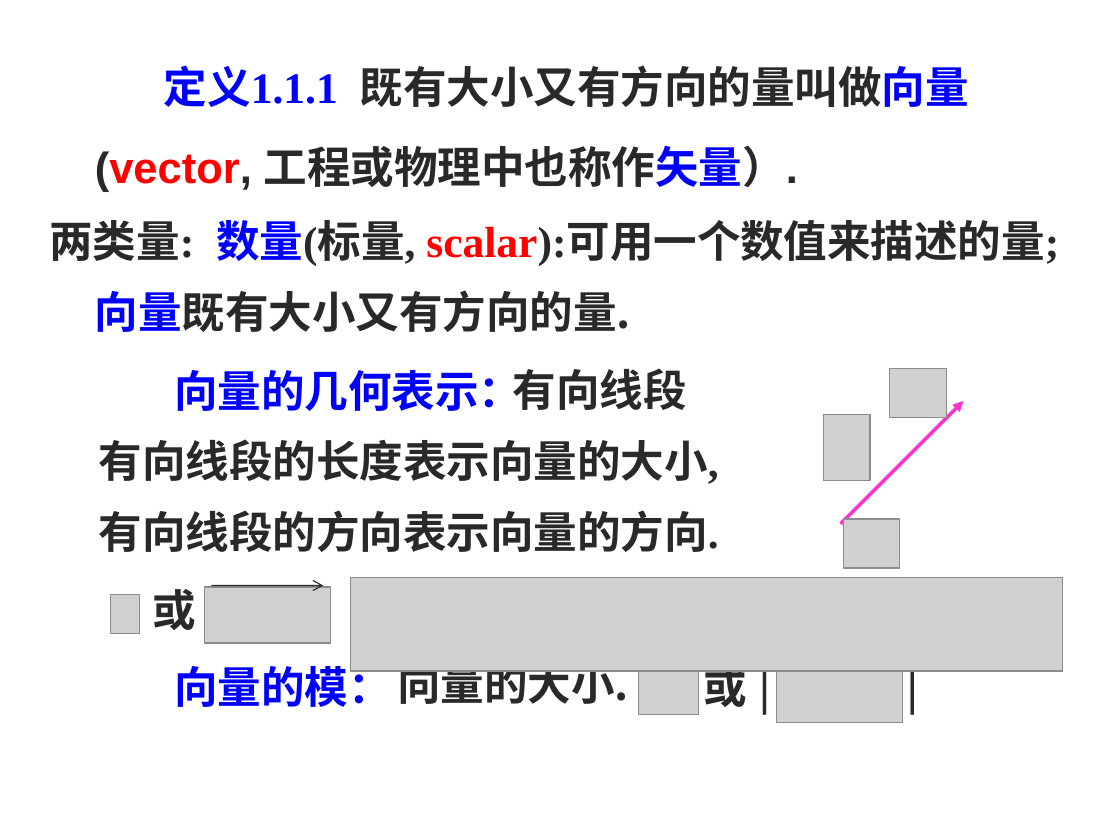
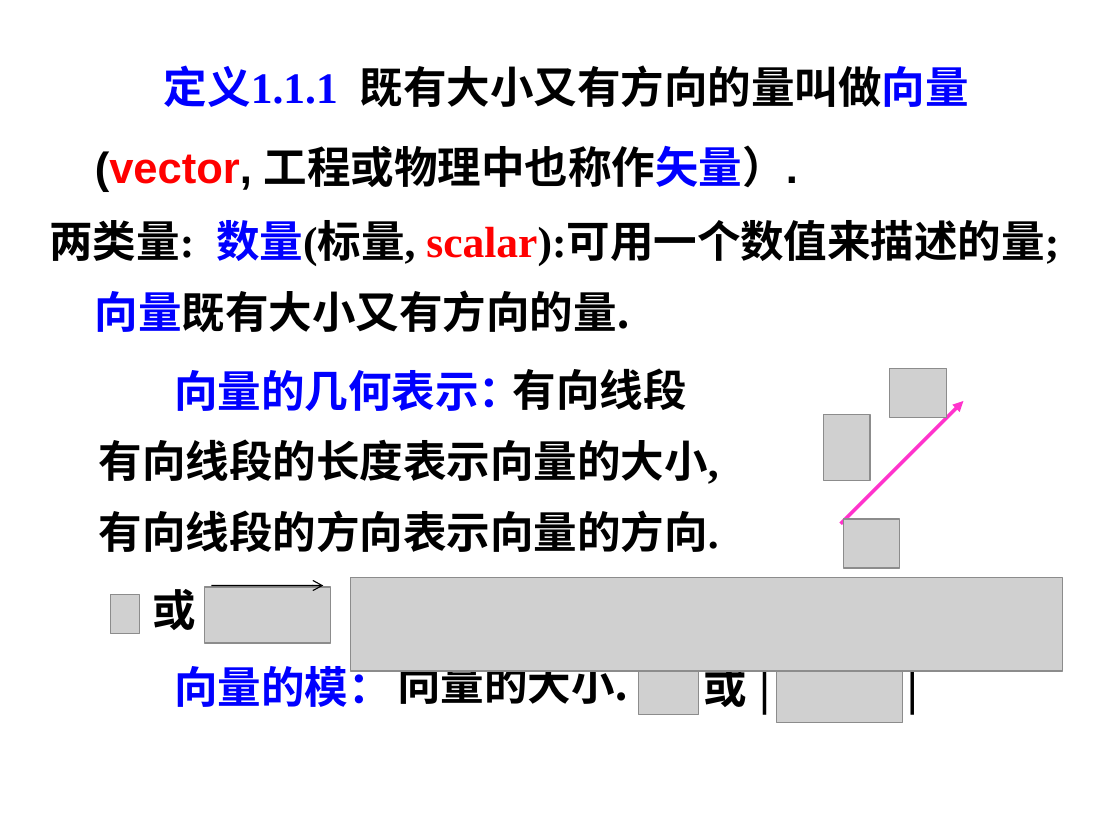
Before and after one commit to weihuayi/class, a slide deck: slide 3 of analyticgeometry/PPT/1-1.ppt (slide 2 before the commit). Drawn at 1120x840 pixels with LibreOffice and Linux fonts; fonts in the diff are those of the drawing; grey boxes stand for pictures; background and template pictures are left out. Boxes give left, top, right and bottom in pixels: in the first picture for what was removed or moved away, otherwise in the second. Text is boxed around its words. In the diff, an @@ line names an element or a change of style, - is before the commit and + after.

```diff
--- a/analyticgeometry/PPT/1-1.ppt
+++ b/analyticgeometry/PPT/1-1.ppt
@@ text "定义1.1.1 既有大小又有方向的量叫做向量" at [95, 65, 969, 192]: text colour #292929 to #000000 in "既有大小又有方向的量叫做向量", "(vector, 工程或物理中也称作矢量）." @@
@@ text "两类量: 数量(标量, scalar):可用一个数值来描述的量;" at [50, 220, 1059, 266]: text colour #292929 to #000000 in "两类量: 数量(标量, scalar):可用一个数值来描述的量;" @@
@@ text "向量既有大小又有方向的量." at [95, 290, 631, 332]: text colour #292929 to #000000 in "向量既有大小又有方向的量." @@
@@ arrow (212, 586) - (324, 586): stroke #292929 0.74 pt to #000000 0.74 pt @@
@@ text colour #292929 to #000000 in 7 elements at [397, 670, 629, 711], [704, 670, 748, 714], [152, 589, 196, 630], [513, 368, 687, 410], [99, 510, 719, 552], [99, 439, 719, 484], [748, 650, 1009, 721] @@
```
Also in this commit, not shown: 2 other slides changed, 1 slide added, 8 other files.
